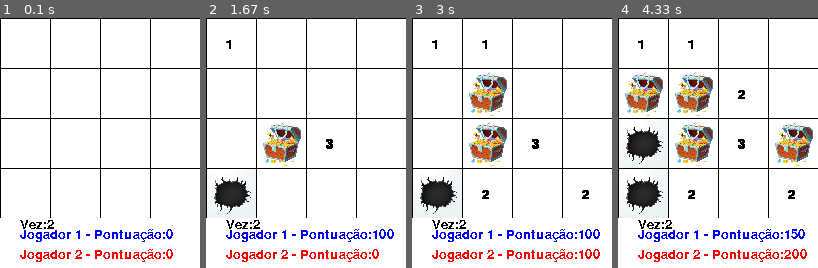
Above: before the commit, frames 1-4 (left to right).
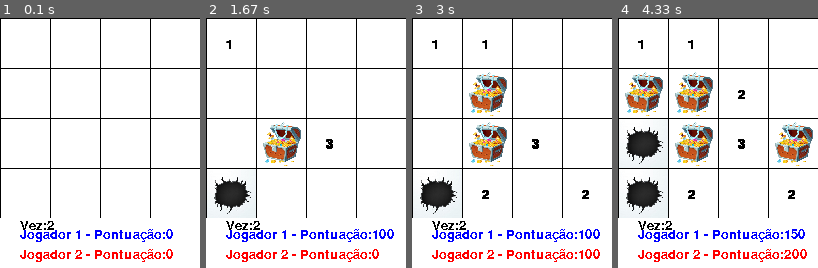
Above: after the commit, the same moments.

Repository: ThiagoDiasFigueiredo/Caca_ao_tesouro_Pygame
Game: pygame game, started from main.py
Same seed, same stepped clock (60 frames per second), same inputs: the game is played once before the commit and once after it.
Inputs (mouse positions are in pixels of both pictures, inside the frame that each line leads up to):
- Up to frame 1 (0.1 s): no input
- Up to frame 2 (1.67 s): click (306, 143) at 0.38 s; click (258, 145) at 0.72 s; click (242, 200) at 1.05 s; click (254, 50) at 1.38 s
- Up to frame 3 (3 s): click (464, 93) at 1.72 s; click (502, 208) at 2.05 s; click (564, 183) at 2.38 s; click (480, 60) at 2.72 s
- Up to frame 4 (4.33 s): click (770, 120) at 3.05 s; click (654, 168) at 3.38 s; click (760, 98) at 3.72 s; click (658, 93) at 4.05 s

The runs differ from the first frame. In frame 1, 0.2% of the frame differs, in the area x 10-27%, y 80-85%; in frame 2, 0.2%; in frame 3, 0.2%; in frame 4, 0.2%.

Commit message:
Update main.py

Diff:
--- a/main.py
+++ b/main.py
@@ -30,14 +30,13 @@
 
     pos_y = 0
     #Linhas horizontais
-    for i in range(num_linhas + 1):  # +1 para fechar a última borda
-        pygame.draw.line(tela, cores['preto'], (0, pos_y), (tamanho_grade, pos_y), 1)
-        pos_y += lado_quadrado
-
+    for i in range(num_linhas + 1):
+            pygame.draw.line(tela, cores['preto'], (0, pos_y), (tamanho_grade, pos_y),1)
+            pos_y += lado_quadrado
 
     pos_x = 0
     #Linhas verticais
-    for j in range(num_linhas + 1):
+    for j in range(num_linhas):
         pygame.draw.line(tela, cores['preto'], (pos_x, 0), (pos_x, tamanho_grade), 1)
         pos_x += lado_quadrado
 
@@ -175,7 +174,7 @@
         texto_jogador_1 = fonte.render(f'Jogador 1 - Pontuação:{pontuacao[0]}',False,cores['azul'])
         texto_jogador_2 = fonte.render(f'Jogador 2 - Pontuação:{pontuacao[1]}',False,cores['vermelho'])
         texto_vez = fonte.render(f'Vez:{vez}',False,cores['preto'])
-        tela.blit(texto_vez,(20,200))
+        tela.blit(texto_vez,(20,201))
         tela.blit(texto_jogador_1,(20,210))
         tela.blit(texto_jogador_2,(20,230))
 
